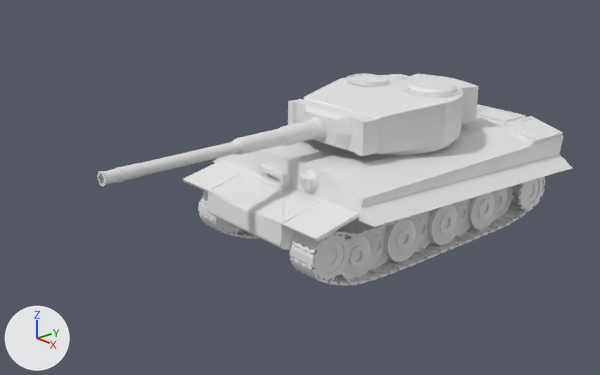
The Blender file Assets/Art/HeroTank/HeroTank.blend, before and after one commit.
The view is the same before and after, from a 50 mm camera at (10.32, -9.83, 6.22) aimed at (-0.15, -0.83, 1.31). Arrows for +X, +Y and +Z are at lower left; the lights stay in place.

The first picture shows 'Body', 'Circle', 'FrontHatch', 'FrontWheel', 'FrontWheel.001', 'FrontWheel.002', 'Gun', 'RectHatch', 'RectHatchHandle', 'Track', 'Track.001', 'Turret', 'Wheel', 'Wheel.001', 'Wheel.002', 'Wheel.003'.
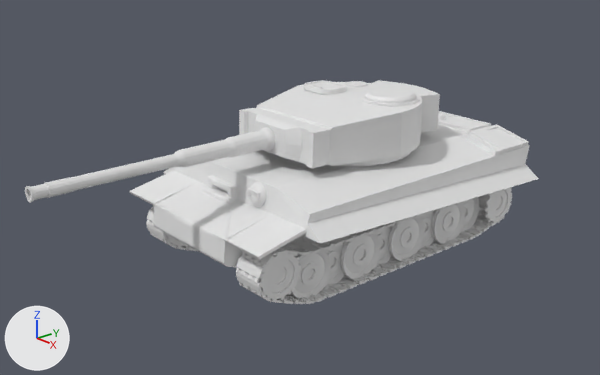
ob_trackspath is not drawn itself; it is used by a modifier of ob_track.
ob_trackspath_001 is not drawn itself; it is used by a modifier of ob_track_001.

What differs and where, as boxes (x1, y1, x2, y2) in the pictures (600 x 375 px):
'Body', moved
    before: (182, 104, 572, 250)
    after: (129, 111, 538, 268)
'Turret', moved
    before: (288, 74, 479, 156)
    after: (239, 80, 440, 168)
'Track', reshaped, moved, modifiers changed (8% wider, 6% taller)
    before: (289, 177, 545, 286)
    after: (236, 188, 512, 304)
'Gun', moved
    before: (98, 117, 326, 187)
    after: (25, 127, 276, 203)
'FrontWheel', moved
    before: (295, 233, 351, 281)
    after: (240, 249, 301, 301)
'Wheel', moved
    before: (339, 232, 376, 279)
    after: (291, 249, 331, 298)
'RectHatchHandle', moved
    before: (405, 80, 460, 98)
    after: (361, 87, 419, 107)
'FrontWheel.001', moved
    before: (511, 177, 544, 211)
    after: (478, 188, 512, 223)
'Track.001', reshaped, moved, modifiers changed
    before: (198, 191, 259, 239)
    after: (146, 205, 198, 251)
'RectHatch', moved
    before: (347, 73, 389, 87)
    after: (304, 80, 346, 95)
'FrontWheel.002', moved
    before: (205, 199, 240, 234)
    after: (151, 209, 188, 248)
'Circle', moved
    before: (387, 74, 408, 80)
    after: (346, 81, 368, 87)

Edits to the bpy script that builds the scene:
```text
Add cu_nurbspath_002:
    cu_nurbspath_002 = bpy.data.curves.new('NurbsPath.002', 'CURVE')
    cu_nurbspath_002.dimensions = '3D'
    _sp = cu_nurbspath_002.splines.new('NURBS'); _sp.points.add(57)
    _sp.points.foreach_set('co', [0.0, 2.201, -0.938, 1.0, 0.0, 2.201, -0.938, 1.0, 0.0, -1.528, -0.95, 1.0, 0.0, -1.714, -0.952, 1.0, 0.0, -1.853, -0.93, 1.0, 0.0, -2.114, -0.841, 1.0, 0.0, -2.387, -0.736, 1.0, 0.0, -2.552, -0.67, 1.0, 0.0, -2.703, -0.594, 1.0, 0.0, -2.799, -0.501, 1.0, 0.0, -2.849, -0.39, 1.0, 0.0, -2.866, -0.28, 1.0, 0.0, -2.849, -0.17, 1.0, 0.0, -2.782, -0.0474, 1.0, 0.0, -2.668, 0.0486, 1.0, 0.0, -2.549, 0.0951, 1.0, 0.0, -2.436, 0.107, 1.0, 0.0, -2.299, 0.0718, 1.0, 0.0, -2.13, 0.00205, 1.0, 0.0, -1.988, -0.0532, 1.0, 0.0, -1.742, -0.097, 1.0, 0.0, -0.843, -0.0866, 1.0, 0.0, 0.125, -0.0847, 1.0, 0.0, 1.055, -0.0852, 1.0, 0.0, 1.93, -0.0827, 1.0, 0.0, 2.48, -0.0827, 1.0, 0.0, 2.659, -0.0779, 1.0, 0.0, 2.8, -0.0634, 1.0, 0.0, 2.919, -0.0537, 1.0, 0.0, 3.04, -0.0537, 1.0, 0.0, 3.122, -0.0949, 1.0, 0.0, 3.212, -0.187, 1.0, 0.0, 3.263, -0.264, 1.0, 0.0, 3.294, -0.347, 1.0, 0.0, 3.301, -0.447, 1.0, 0.0, 3.287, -0.532, 1.0, 0.0, 3.241, -0.619, 1.0, 0.0, 3.175, -0.699, 1.0, 0.0, 3.071, -0.767, 1.0, 0.0, 2.923, -0.808, 1.0, 0.0, 2.759, -0.833, 1.0, 0.0, 2.594, -0.869, 1.0, 0.0, 2.439, -0.908, 1.0, 0.0, 2.332, -0.934, 1.0, 0.0, 2.201, -0.938, 1.0, 0.0, 2.201, -0.938, 1.0, 0.0, 2.201, -0.938, 1.0, 0.0, 2.201, -0.938, 1.0, 0.0, 2.332, -0.934, 1.0, 0.0, 2.439, -0.908, 1.0, 0.0, 2.594, -0.869, 1.0, 0.0, 2.759, -0.833, 1.0, 0.0, 2.923, -0.808, 1.0, 0.0, 3.071, -0.767, 1.0, 0.0, 3.175, -0.699, 1.0, 0.0, 3.241, -0.619, 1.0, 0.0, 3.287, -0.532, 1.0, 0.0, 3.301, -0.447, 1.0])
    _sp.order_u = 5
    _sp.order_v = 0
    _sp.use_endpoint_u = True
    cu_nurbspath_002.use_path = True
    cu_nurbspath_002.fill_mode = 'FULL'
Add cu_nurbspath_003:
    cu_nurbspath_003 = bpy.data.curves.new('NurbsPath.003', 'CURVE')
    cu_nurbspath_003.dimensions = '3D'
    _sp = cu_nurbspath_003.splines.new('NURBS'); _sp.points.add(57)
    _sp.points.foreach_set('co', [0.0, 2.201, -0.938, 1.0, 0.0, 2.201, -0.938, 1.0, 0.0, -1.528, -0.95, 1.0, 0.0, -1.714, -0.952, 1.0, 0.0, -1.853, -0.93, 1.0, 0.0, -2.114, -0.841, 1.0, 0.0, -2.387, -0.736, 1.0, 0.0, -2.552, -0.67, 1.0, 0.0, -2.703, -0.594, 1.0, 0.0, -2.799, -0.501, 1.0, 0.0, -2.849, -0.39, 1.0, 0.0, -2.866, -0.28, 1.0, 0.0, -2.849, -0.17, 1.0, 0.0, -2.782, -0.0474, 1.0, 0.0, -2.668, 0.0486, 1.0, 0.0, -2.549, 0.0951, 1.0, 0.0, -2.436, 0.107, 1.0, 0.0, -2.299, 0.0718, 1.0, 0.0, -2.13, 0.00205, 1.0, 0.0, -1.988, -0.0532, 1.0, 0.0, -1.742, -0.097, 1.0, 0.0, -0.843, -0.0866, 1.0, 0.0, 0.125, -0.0847, 1.0, 0.0, 1.055, -0.0852, 1.0, 0.0, 1.93, -0.0827, 1.0, 0.0, 2.48, -0.0827, 1.0, 0.0, 2.659, -0.0779, 1.0, 0.0, 2.8, -0.0634, 1.0, 0.0, 2.919, -0.0537, 1.0, 0.0, 3.04, -0.0537, 1.0, 0.0, 3.122, -0.0949, 1.0, 0.0, 3.212, -0.187, 1.0, 0.0, 3.263, -0.264, 1.0, 0.0, 3.294, -0.347, 1.0, 0.0, 3.301, -0.447, 1.0, 0.0, 3.287, -0.532, 1.0, 0.0, 3.241, -0.619, 1.0, 0.0, 3.175, -0.699, 1.0, 0.0, 3.071, -0.767, 1.0, 0.0, 2.923, -0.808, 1.0, 0.0, 2.759, -0.833, 1.0, 0.0, 2.594, -0.869, 1.0, 0.0, 2.439, -0.908, 1.0, 0.0, 2.332, -0.934, 1.0, 0.0, 2.201, -0.938, 1.0, 0.0, 2.201, -0.938, 1.0, 0.0, 2.201, -0.938, 1.0, 0.0, 2.201, -0.938, 1.0, 0.0, 2.332, -0.934, 1.0, 0.0, 2.439, -0.908, 1.0, 0.0, 2.594, -0.869, 1.0, 0.0, 2.759, -0.833, 1.0, 0.0, 2.923, -0.808, 1.0, 0.0, 3.071, -0.767, 1.0, 0.0, 3.175, -0.699, 1.0, 0.0, 3.241, -0.619, 1.0, 0.0, 3.287, -0.532, 1.0, 0.0, 3.301, -0.447, 1.0])
    _sp.order_u = 5
    _sp.order_v = 0
    _sp.use_endpoint_u = True
    cu_nurbspath_003.use_path = True
    cu_nurbspath_003.fill_mode = 'FULL'
Change ob_turret:
    ob_turret.location: (0.07, 1.08, 1.93) -> (0.02, 0.04, 1.93)
Change ob_recthatchhandle:
    ob_recthatchhandle.location: (0.08, 1.14, 2.81) -> (0.03, 0.09, 2.81)
Change ob_recthatch:
    ob_recthatch.location: (-1.23, 1.14, 2.81) -> (-1.29, 0.09, 2.81)
Change ob_circle:
    ob_circle.location: (-0.85, 2.07, 2.81) -> (-0.9, 1.02, 2.81)
Change ob_gun:
    ob_gun.location: (0.11, -0.63, 2.4) -> (0.06, -1.68, 2.4)
Change ob_body:
    ob_body.location: (0.0, 3.21, 1.0) -> (-0.05, 2.17, 1.0)
Change ob_frontwheel:
    ob_frontwheel.location: (1.28, -1.62, 0.78) -> (1.28, -2.67, 0.78)
Change ob_wheel:
    ob_wheel.location: (1.0, -1.32, 0.55) -> (1.0, -2.37, 0.55)
Change ob_frontwheel_001:
    ob_frontwheel_001.location: (1.28, 3.75, 0.63) -> (1.28, 2.7, 0.63)
Remove ob_trackspath:
    ob_trackspath = bpy.data.objects.new('TracksPath', cu_nurbspath)
Change ob_track:
    ob_track.location: (1.15, 0.82, 1.07) -> (1.27, -0.23, 1.07)
    where _m = ob_track.modifiers.new('Curve', 'CURVE')
    _m.object: ob_trackspath -> ob_trackpath
Change ob_frontwheel_002:
    ob_frontwheel_002.location: (-1.28, -1.62, 0.78) -> (-1.33, -2.67, 0.78)
Change ob_track_001:
    ob_track_001.location: (-1.15, 0.82, 1.07) -> (-1.32, -0.23, 1.07)
    where _m = ob_track_001.modifiers.new('Curve', 'CURVE')
    _m.object: ob_trackspath_001 -> ob_trackpath_001
Remove ob_trackspath_001:
    ob_trackspath_001 = bpy.data.objects.new('TracksPath.001', cu_nurbspath_001)
Add ob_trackpath_001:
    ob_trackpath_001 = bpy.data.objects.new('TrackPath.001', cu_nurbspath_002)
    ob_trackpath_001.location = (-1.32, -0.228, 1.068)
    ob_trackpath_001.scale = (-1.0, 1.0, 1.0)
Add ob_trackpath:
    ob_trackpath = bpy.data.objects.new('TrackPath', cu_nurbspath_003)
    ob_trackpath.location = (1.268, -0.228, 1.068)
```
